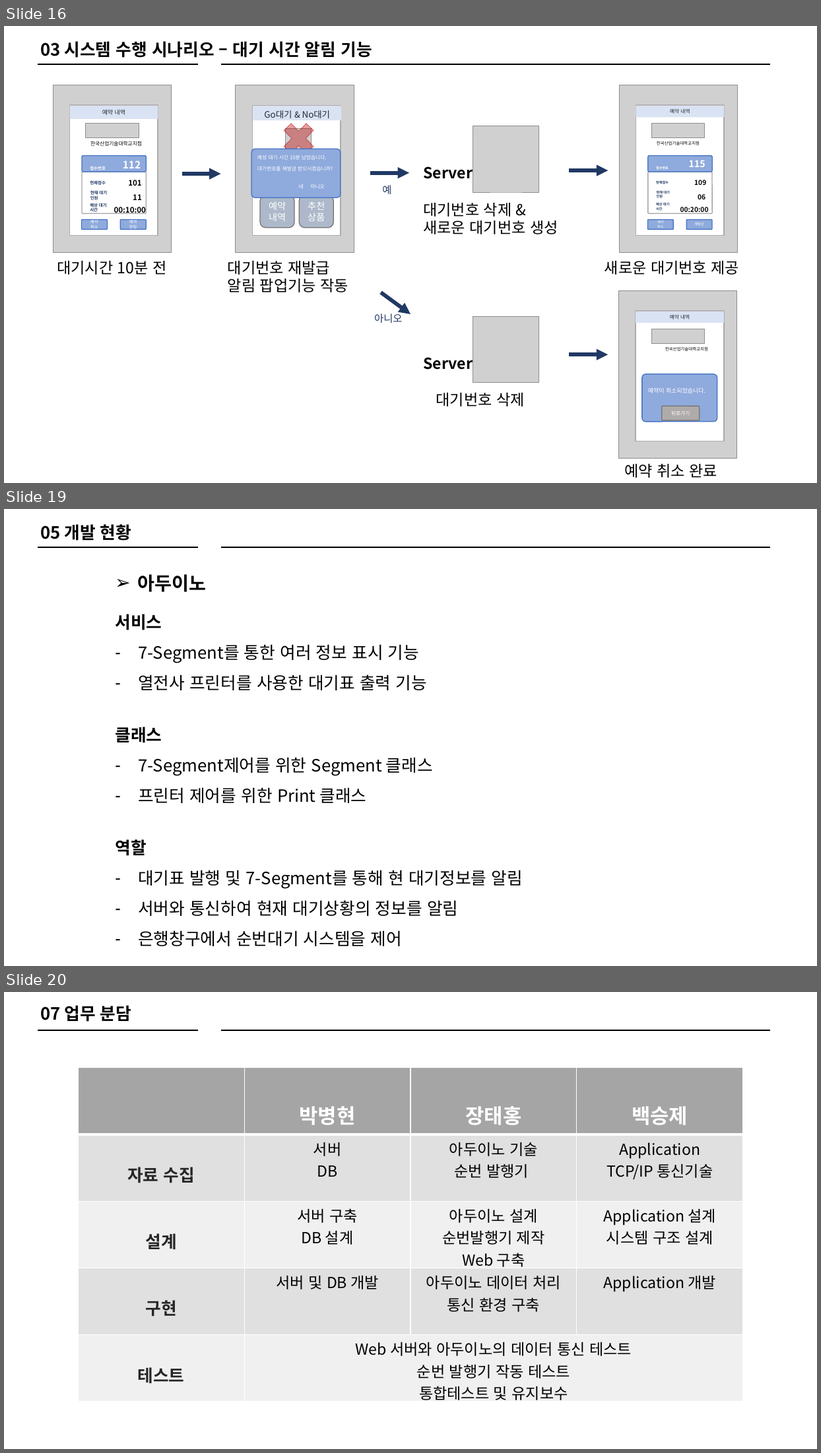
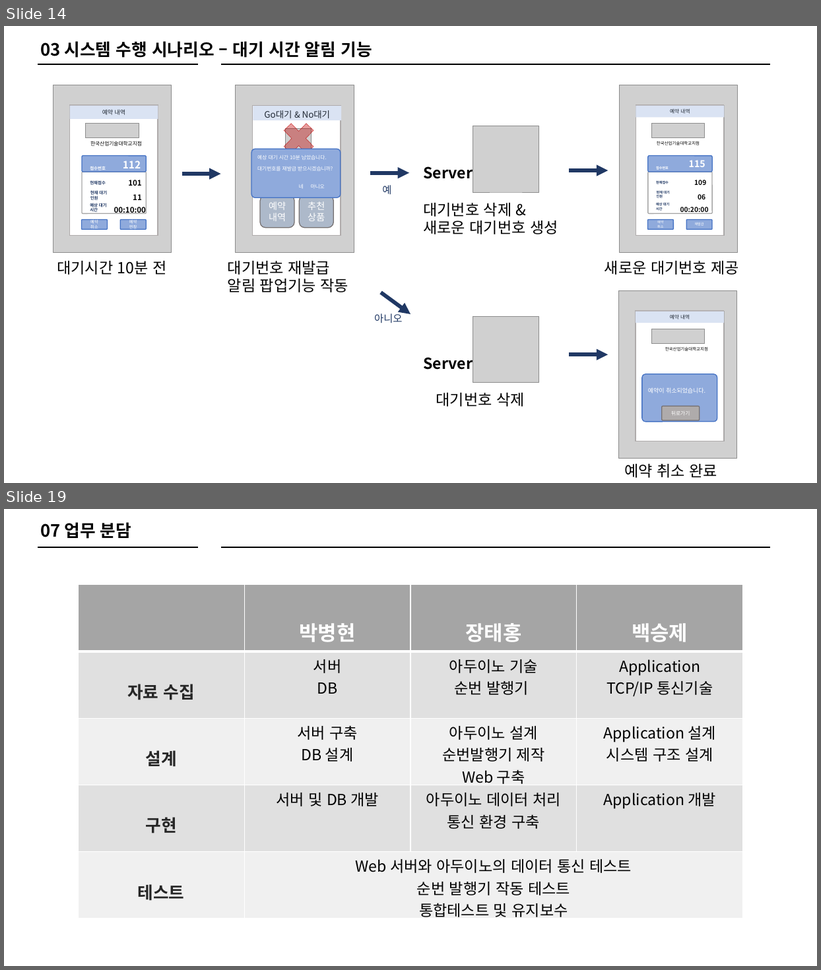
Before and after one commit to KPU-SSMS/PPT, a slide deck: 프로토타입 3-5(박병현,장태홍,백승제).pptx. Shown one above the other, each under a label of ours: slides 16, 19 and 20 before the commit, slides 14 and 19 after it; the slides between them are not shown. The pictures are 821x1453 and 821x970 pixels, drawn with LibreOffice and Linux fonts; fonts in the diff are those of the drawing; grey boxes stand for pictures. Boxes give left, top, right and bottom in pixels: in the first picture for what was removed or moved away, otherwise in the second. Text is boxed around its words. In the diff, an @@ line names an element or a change of style, - is before the commit and + after.

```diff
--- a/프로토타입 3-5(박병현,장태홍,백승제).pptx
+++ b/프로토타입 3-5(박병현,장태홍,백승제).pptx
@@ slide 19 removed at [4, 509, 817, 966], background #FFFFFF @@
@@ text removed at [40, 524, 131, 541] @@
-05 개발 현황
@@ line removed from (38, 547) to (198, 547) @@
@@ line removed from (221, 547) to (771, 547) @@
@@ text removed at [138, 574, 207, 592] @@
-➢ 아두이노
@@ text removed at [115, 614, 523, 947] @@
-서비스
-– 7-Segment를 통한 여러 정보 표시 기능
-– 열전사 프린터를 사용한 대기표 출력 기능
-클래스
-– 7-Segment제어를 위한 Segment 클래스
-– 프린터 제어를 위한 Print 클래스
-역할
-– 대기표 발행 및 7-Segment를 통해 현 대기정보를 알림
-– 서버와 통신하여 현재 대기상황의 정보를 알림
-– 은행창구에서 순번대기 시스템을 제어
@@ what was slide 16 is now slide 14 @@
@@ what was slide 20 is now slide 19 @@
```
Also in this commit, not shown: 8 slides changed, 6 other files.
